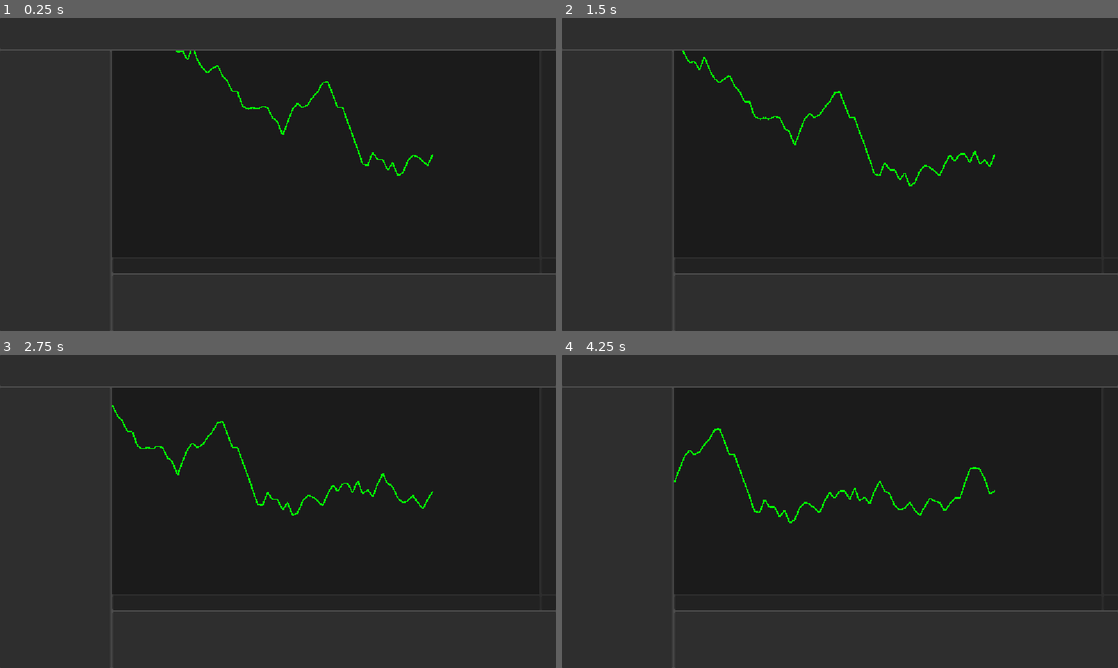
Above: before the commit, frames 1-4 (two rows, left to right).
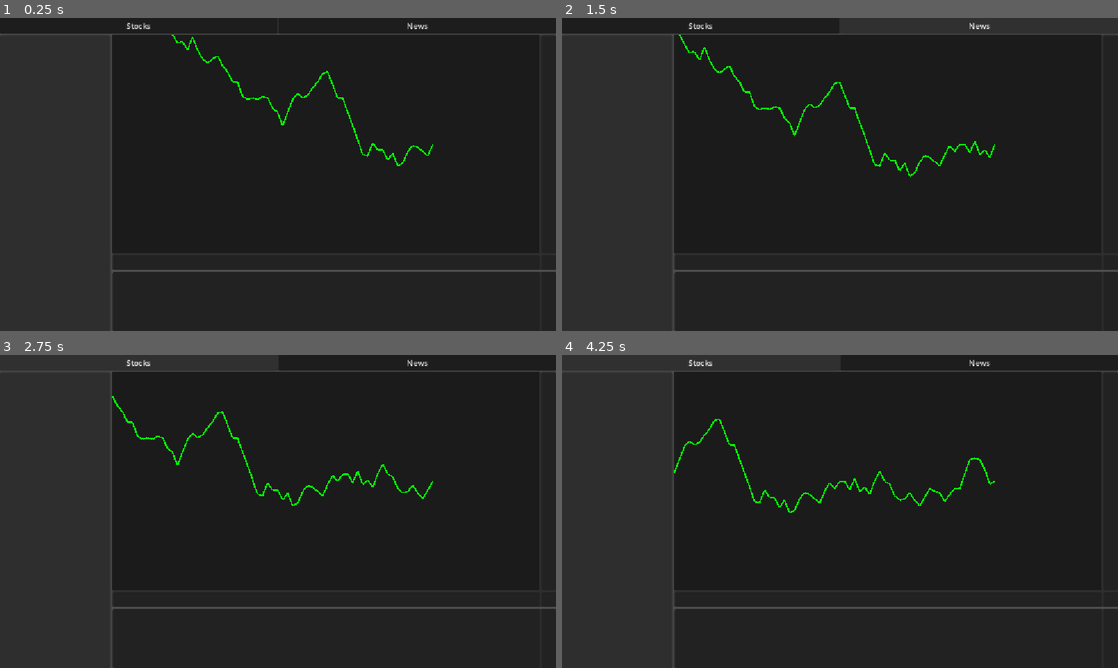
Above: after the commit, the same moments.

Repository: kokiheey/game-jam-repo
Game: Godot game, scene res://Scenes/game.tscn
Same seed, same stepped clock (60 frames per second), same inputs: the game is played once before the commit and once after it.
Inputs (mouse positions are in pixels of both pictures, inside the frame that each line leads up to):
- Up to frame 1 (0.25 s): no input
- Up to frame 2 (1.5 s): click (701, 24) at 0.5 s, where only the run after the commit has a clickable "Stocks"; click (979, 24) at 1.25 s, where only the run after the commit has a clickable "News"
- Up to frame 3 (2.75 s): click (139, 361) at 2 s, where only the run after the commit has a clickable "Stocks"
- Up to frame 4 (4.25 s): click (979, 361) at 2.75 s, where only the run after the commit has a clickable "News"; click (701, 361) at 3.5 s, where only the run after the commit has a clickable "Stocks"

The runs differ from the first frame. In frame 1, 2.4% of the frame differs, in the area x 0-100%, y 1-82%; in frame 2, 2.6%; in frame 3, 2.6%; in frame 4, 2.7%.

Commit message:
Changes to layout

Diff:
--- a/mini-jame-gam-56/Scenes/stocks.tscn
+++ b/mini-jame-gam-56/Scenes/stocks.tscn
@@ -13,79 +13,104 @@
 grow_horizontal = 2
 grow_vertical = 2
 
-[node name="Tabs" type="HBoxContainer" parent="VBoxContainer" unique_id=1280842156]
+[node name="TabPanel" type="PanelContainer" parent="VBoxContainer" unique_id=1034138792]
 layout_mode = 2
 size_flags_vertical = 3
 
-[node name="Panel" type="Panel" parent="VBoxContainer/Tabs" unique_id=1021904094]
+[node name="HBoxContainer" type="HBoxContainer" parent="VBoxContainer/TabPanel" unique_id=1280842156]
+layout_mode = 2
+size_flags_vertical = 3
+
+[node name="container" type="PanelContainer" parent="VBoxContainer/TabPanel/HBoxContainer" unique_id=131513714]
 layout_mode = 2
 size_flags_horizontal = 3
 
-[node name="HBoxContainer" type="HBoxContainer" parent="VBoxContainer" unique_id=1731715479]
+[node name="StockTabBtn" type="Button" parent="VBoxContainer/TabPanel/HBoxContainer/container" unique_id=179986534]
+layout_mode = 2
+text = "Stocks"
+
+[node name="container2" type="PanelContainer" parent="VBoxContainer/TabPanel/HBoxContainer" unique_id=40514200]
+layout_mode = 2
+size_flags_horizontal = 3
+
+[node name="NewsTabBtn" type="Button" parent="VBoxContainer/TabPanel/HBoxContainer/container2" unique_id=1881143150]
+layout_mode = 2
+text = "News"
+
+[node name="Main area" type="HBoxContainer" parent="VBoxContainer" unique_id=1731715479]
 layout_mode = 2
 size_flags_vertical = 3
-size_flags_stretch_ratio = 9.0
+size_flags_stretch_ratio = 19.0
 
-[node name="VBoxContainer" type="VBoxContainer" parent="VBoxContainer/HBoxContainer" unique_id=913698358]
+[node name="VBoxContainer" type="VBoxContainer" parent="VBoxContainer/Main area" unique_id=913698358]
 layout_mode = 2
 size_flags_horizontal = 3
 size_flags_stretch_ratio = 2.0
 
-[node name="Panel" type="Panel" parent="VBoxContainer/HBoxContainer/VBoxContainer" unique_id=598465021]
+[node name="Panel" type="Panel" parent="VBoxContainer/Main area/VBoxContainer" unique_id=598465021]
 layout_mode = 2
 size_flags_vertical = 3
 
-[node name="VBoxContainer2" type="VBoxContainer" parent="VBoxContainer/HBoxContainer" unique_id=41359925]
+[node name="VBoxContainer2" type="VBoxContainer" parent="VBoxContainer/Main area" unique_id=41359925]
 layout_mode = 2
 size_flags_horizontal = 3
 size_flags_stretch_ratio = 8.0
 
-[node name="Panel" type="PanelContainer" parent="VBoxContainer/HBoxContainer/VBoxContainer2" unique_id=777856613]
+[node name="container" type="PanelContainer" parent="VBoxContainer/Main area/VBoxContainer2" unique_id=777856613]
 layout_mode = 2
 size_flags_horizontal = 3
 size_flags_vertical = 3
 size_flags_stretch_ratio = 8.0
 
-[node name="VBoxContainer" type="VBoxContainer" parent="VBoxContainer/HBoxContainer/VBoxContainer2/Panel" unique_id=1575063069]
+[node name="VBoxContainer" type="VBoxContainer" parent="VBoxContainer/Main area/VBoxContainer2/container" unique_id=1575063069]
 layout_mode = 2
 
-[node name="HBoxContainer" type="HBoxContainer" parent="VBoxContainer/HBoxContainer/VBoxContainer2/Panel/VBoxContainer" unique_id=1379327897]
+[node name="HBoxContainer" type="HBoxContainer" parent="VBoxContainer/Main area/VBoxContainer2/container/VBoxContainer" unique_id=1379327897]
 layout_mode = 2
 size_flags_vertical = 3
 size_flags_stretch_ratio = 15.0
 
-[node name="stockLine" parent="VBoxContainer/HBoxContainer/VBoxContainer2/Panel/VBoxContainer/HBoxContainer" unique_id=1382580836 instance=ExtResource("1_550cu")]
+[node name="stockLine" parent="VBoxContainer/Main area/VBoxContainer2/container/VBoxContainer/HBoxContainer" unique_id=1382580836 instance=ExtResource("1_550cu")]
 layout_mode = 2
 size_flags_horizontal = 3
 size_flags_vertical = 3
 size_flags_stretch_ratio = 30.0
 
-[node name="Panel" type="Panel" parent="VBoxContainer/HBoxContainer/VBoxContainer2/Panel/VBoxContainer/HBoxContainer" unique_id=1238025590]
+[node name="Panel" type="Panel" parent="VBoxContainer/Main area/VBoxContainer2/container/VBoxContainer/HBoxContainer" unique_id=1238025590]
 layout_mode = 2
 size_flags_horizontal = 3
 size_flags_vertical = 3
 
-[node name="HBoxContainer2" type="HBoxContainer" parent="VBoxContainer/HBoxContainer/VBoxContainer2/Panel/VBoxContainer" unique_id=240691282]
+[node name="HBoxContainer2" type="HBoxContainer" parent="VBoxContainer/Main area/VBoxContainer2/container/VBoxContainer" unique_id=240691282]
 layout_mode = 2
 size_flags_vertical = 3
 
-[node name="Panel" type="Panel" parent="VBoxContainer/HBoxContainer/VBoxContainer2/Panel/VBoxContainer/HBoxContainer2" unique_id=1883204657]
+[node name="Panel" type="Panel" parent="VBoxContainer/Main area/VBoxContainer2/container/VBoxContainer/HBoxContainer2" unique_id=1883204657]
 layout_mode = 2
 size_flags_horizontal = 3
 size_flags_vertical = 3
 size_flags_stretch_ratio = 30.0
 
-[node name="Panel2" type="Panel" parent="VBoxContainer/HBoxContainer/VBoxContainer2/Panel/VBoxContainer/HBoxContainer2" unique_id=878964639]
+[node name="Panel2" type="Panel" parent="VBoxContainer/Main area/VBoxContainer2/container/VBoxContainer/HBoxContainer2" unique_id=878964639]
 layout_mode = 2
 size_flags_horizontal = 3
 size_flags_vertical = 3
 
-[node name="HBoxContainer2" type="HBoxContainer" parent="VBoxContainer/HBoxContainer/VBoxContainer2" unique_id=1077558568]
-z_index = 10
+[node name="container2" type="PanelContainer" parent="VBoxContainer/Main area/VBoxContainer2" unique_id=1537611906]
 layout_mode = 2
 size_flags_vertical = 3
 size_flags_stretch_ratio = 2.0
 
-[node name="Panel" type="Panel" parent="VBoxContainer/HBoxContainer/VBoxContainer2/HBoxContainer2" unique_id=884221754]
+[node name="HBoxContainer" type="HBoxContainer" parent="VBoxContainer/Main area/VBoxContainer2/container2" unique_id=1077558568]
+z_index = 10
+layout_mode = 2
+size_flags_vertical = 3
+
+[node name="Panel" type="Panel" parent="VBoxContainer/Main area/VBoxContainer2/container2/HBoxContainer" unique_id=884221754]
 layout_mode = 2
 size_flags_horizontal = 3
+size_flags_stretch_ratio = 30.0
+
+[node name="Panel2" type="Panel" parent="VBoxContainer/Main area/VBoxContainer2/container2/HBoxContainer" unique_id=1495270195]
+layout_mode = 2
+size_flags_horizontal = 3
Not shown, added: mini-jame-gam-56/export_presets.cfg
